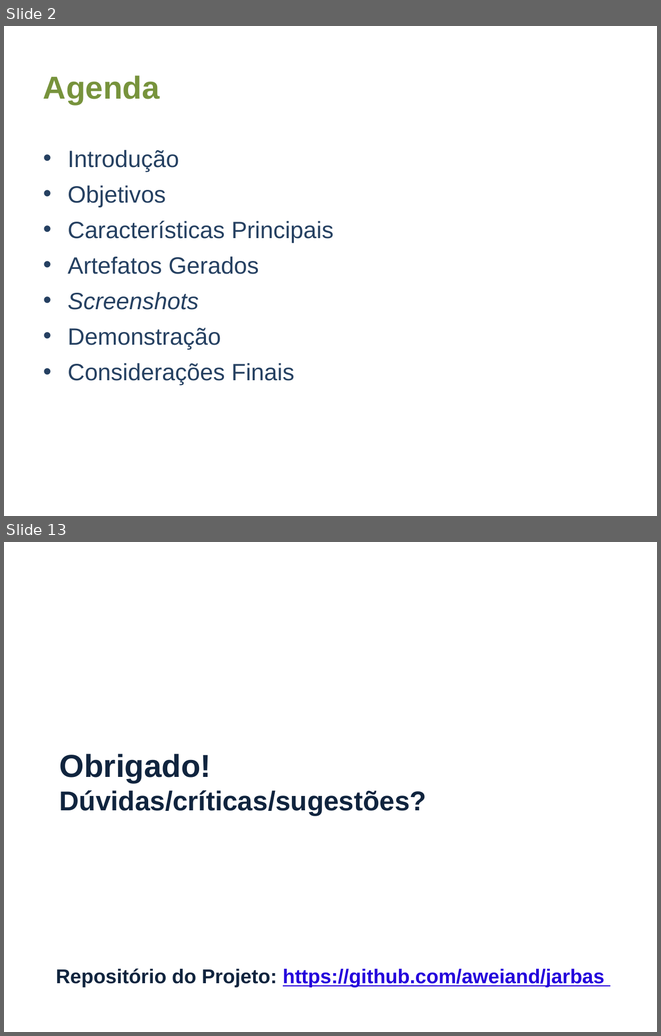
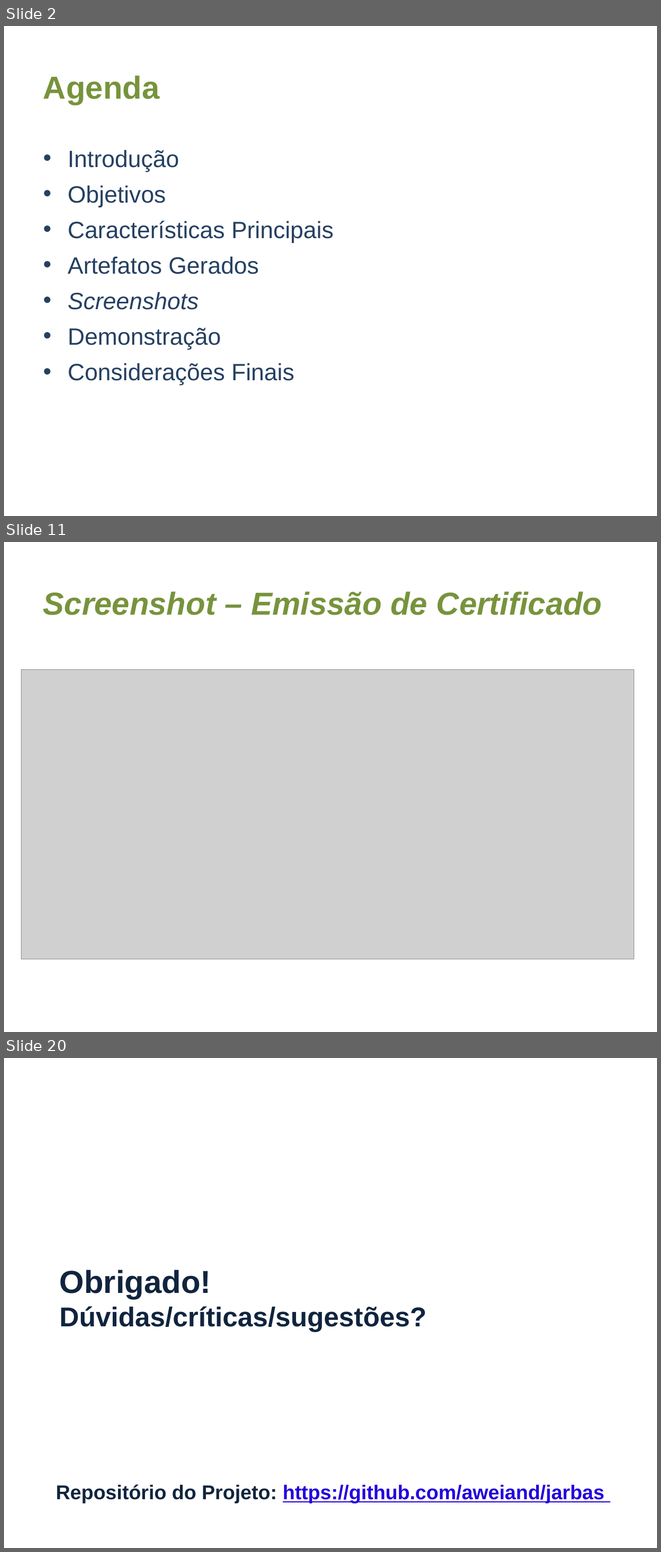
Before and after one commit to aweiand/jarbas, a slide deck: assets/docs/Apresentacao Jarbas.odp. Shown one above the other, each under a label of ours: slides 2 and 13 before the commit, slides 2, 11 and 20 after it; the slides between them are not shown. The pictures are 661x1036 and 661x1552 pixels, drawn with LibreOffice and Linux fonts; fonts in the diff are those of the drawing; grey boxes stand for pictures; background and template pictures are left out. Boxes give left, top, right and bottom in pixels: in the first picture for what was removed or moved away, otherwise in the second. Text is boxed around its words. In the diff, an @@ line names an element or a change of style, - is before the commit and + after.

Commit message:
Alterações para apresentação dos eventos em destaque na página inicial; Alterações no certificado para tornar visível a logo do evento, se houver; Apresentação praticamente finalizada.

```diff
--- a/assets/docs/Apresentacao Jarbas.odp
+++ b/assets/docs/Apresentacao Jarbas.odp
@@ slide 11 added at box(4, 542, 657, 1032), background #FFFFFF @@
@@ title added at box(43, 591, 602, 615), 35 pt, text #77933C, bold, italic @@
+Screenshot – Emissão de Certificado
@@ picture added at box(21, 669, 634, 959) @@
@@ what was slide 13 is now slide 20 @@
```
Also in this commit, not shown: 7 slides changed, 9 other slides added, 3 slides removed, 7 other files.
